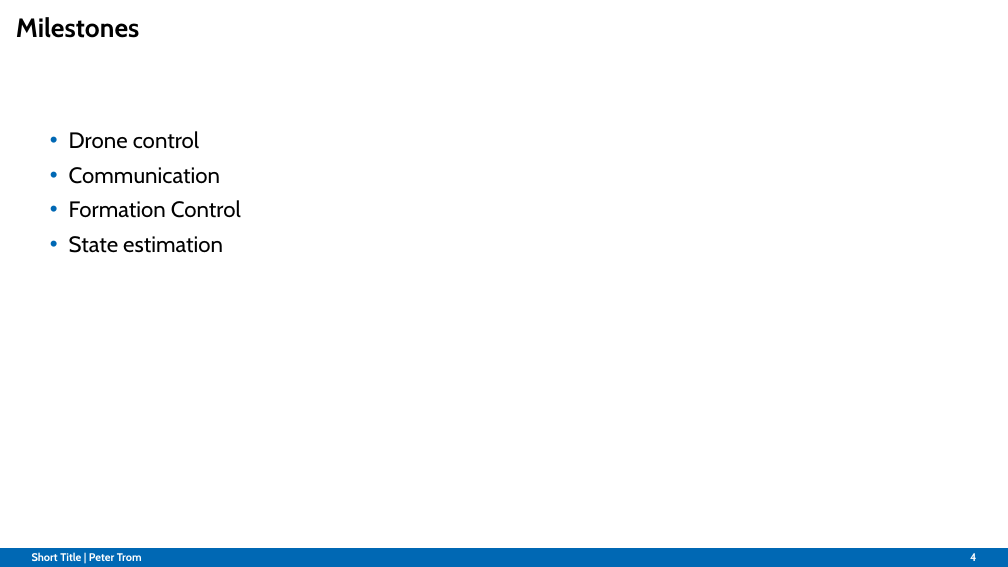
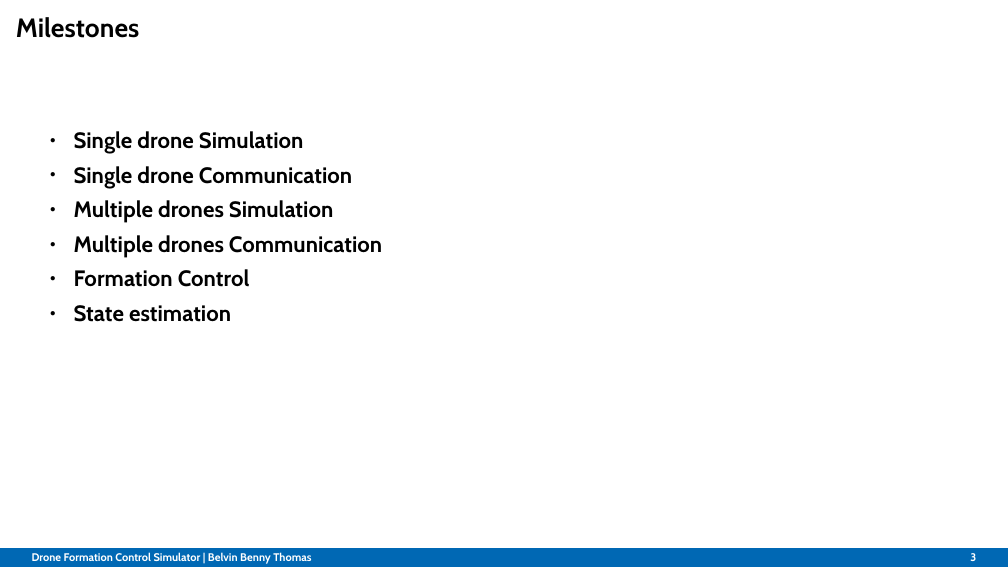
Before and after one commit to Belvin7/Drone_Project_personal-, a slide deck: slide 3 of AMS_Intermediate_Presentation.odp (slide 4 before the commit). Drawn at 1008x567 pixels with LibreOffice and Linux fonts; fonts in the diff are those of the drawing; background and template pictures are left out. Boxes give left, top, right and bottom in pixels: in the first picture for what was removed or moved away, otherwise in the second. Text is boxed around its words. In the diff, an @@ line names an element or a change of style, - is before the commit and + after.

```diff
--- a/AMS_Intermediate_Presentation.odp
+++ b/AMS_Intermediate_Presentation.odp
@@ text at (74, 131, 382, 258): text changed; bold on @@
-• Drone control
-• Communication
+● Single drone Simulation
+● Single drone Communication
+● Multiple drones Simulation
+● Multiple drones Communication
@@ text at (74, 269, 250, 322): bold on in "Formation Control", "State estimation"; bullet • to ●; bullet colour #0068B4 to #000000 @@
@@ text at (32, 552, 311, 564): text changed @@
-Short Title | Peter Trom
+Drone Formation Control Simulator | Belvin Benny Thomas
@@ page number at (970, 553, 976, 561): text changed @@
-4
+3
```
Also in this commit, not shown: 1 other slide changed, 12 slides added, 4 slides removed.
